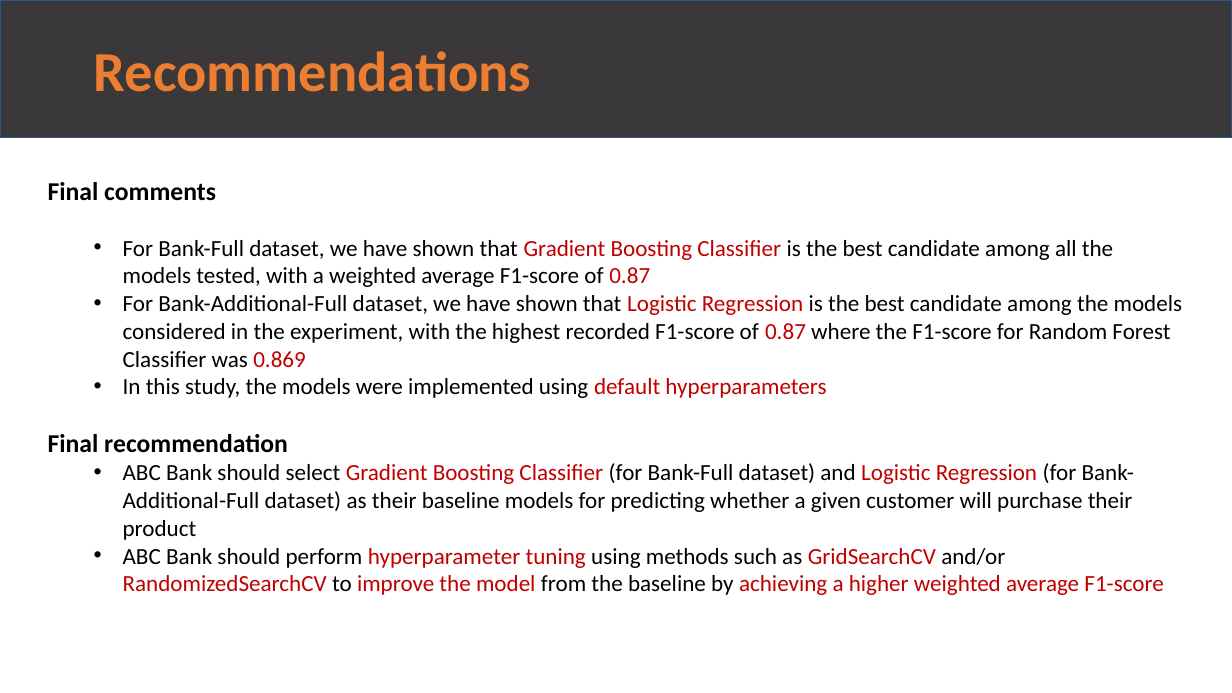
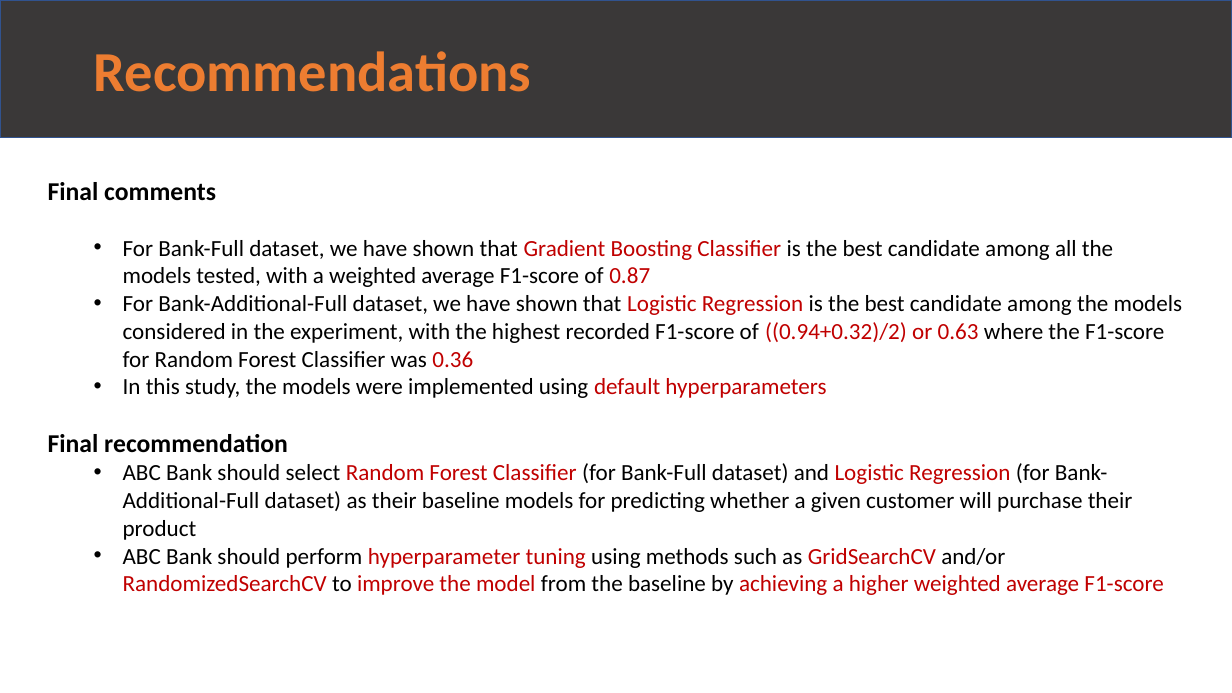
Before and after one commit to rirumel/data_science_bank_marketing_Campaign, a slide deck: slide 12 of presentation/week13_final_presentation.pptx. Drawn at 1232x693 pixels with LibreOffice and Linux fonts; fonts in the diff are those of the drawing. Boxes give left, top, right and bottom in pixels: in the first picture for what was removed or moved away, otherwise in the second. Text is boxed around its words. In the diff, an @@ line names an element or a change of style, - is before the commit and + after.

Commit message:
updated slides

```diff
--- a/presentation/week13_final_presentation.pptx
+++ b/presentation/week13_final_presentation.pptx
@@ text at (123, 295, 1183, 367): text changed @@
-  • For Bank-Additional-Full dataset, we have shown that Logistic Regression is the best candidate among the models considered in the experiment, with the highest recorded F1-score of 0.87 where the F1-score for Random Forest Classifier was 0.869
+  • For Bank-Additional-Full dataset, we have shown that Logistic Regression is the best candidate among the models considered in the experiment, with the highest recorded F1-score of ((0.94+0.32)/2) or 0.63 where the F1-score for Random Forest Classifier was 0.36
@@ text at (123, 463, 1133, 540): text changed @@
-  • ABC Bank should select Gradient Boosting Classifier (for Bank-Full dataset) and Logistic Regression (for Bank-Additional-Full dataset) as their baseline models for predicting whether a given customer will purchase their product
+  • ABC Bank should select Random Forest Classifier (for Bank-Full dataset) and Logistic Regression (for Bank-Additional-Full dataset) as their baseline models for predicting whether a given customer will purchase their product
```
Also in this commit, not shown: 3 other slides changed, 1 other file.
